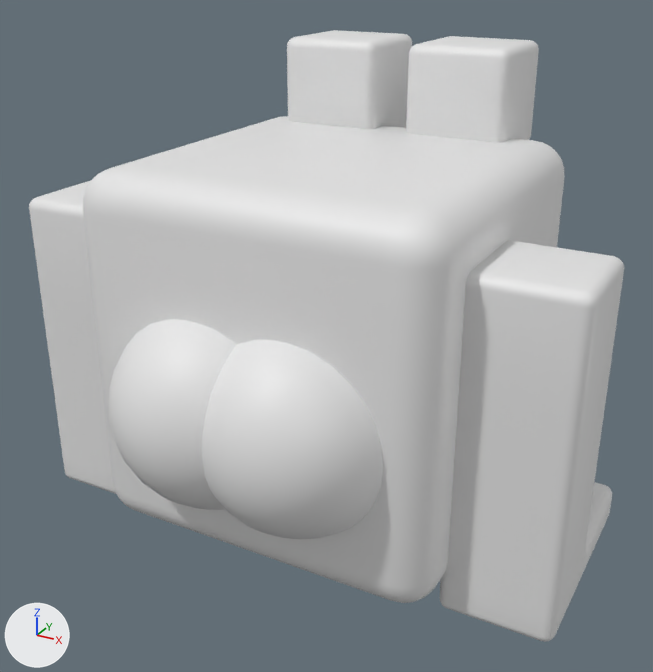
The glTF model dist/models/frog.glb, before and after one commit.
Rendered twice from a 50 mm camera at (2.57, -5.36, 3.58) aimed at (0.0, -0.67, 1.24). Every picture has the same lights, and +X, +Y and +Z are marked at lower left. Where no turn or scale is listed for an object, it has been applied to the vertices.

The first picture shows 'Cube', 'Eye', 'Eye.001', 'assleft', 'assright', 'leftleg', 'rightleg'.
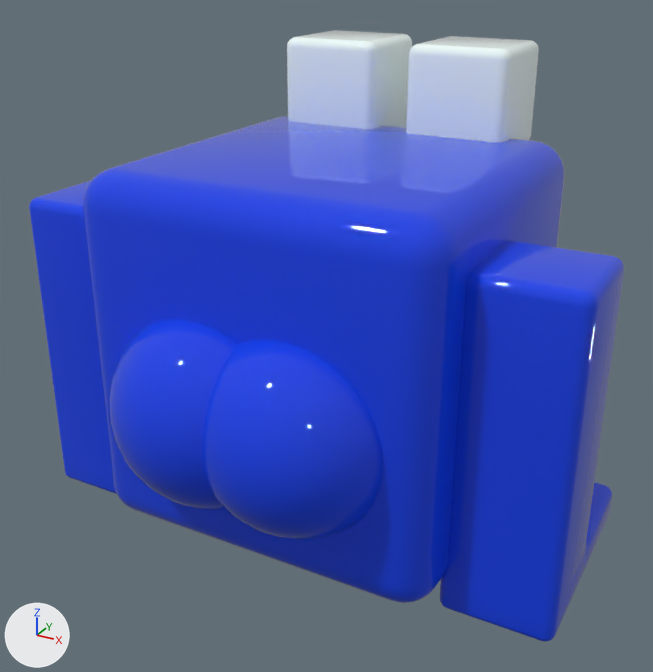
Boxes (x1, y1, x2, y2) around the edits, measured in the pictures (653 x 672 px):
'Cube', recoloured (white to blue)
    both: (83, 116, 565, 603)
'leftleg', recoloured (grey to blue)
    both: (440, 240, 624, 642)
'assright', recoloured (white to blue)
    both: (202, 340, 383, 539)
'assleft', recoloured (white to blue)
    both: (109, 319, 237, 510)
'rightleg', recoloured (grey to blue)
    both: (29, 180, 116, 494)

The change in detail:
Material 'Material.003' (mat_material_003) is new.
Its base color is (0.00516, 0.0541, 0.8) (blue #1042e7).
Its roughness is 0.0.
me_cube_001 has 296 vertices, 588 faces and spans x -1.14..1.14, y -1.14..1.14, z -1.14..1.14.
me_cube_001 now uses material mat_material_003 (blue #1042e7).
me_cube_004 has 884 vertices, 1764 faces and spans x -0.35..0.35, y -0.35..1.1, z -1.74..0.34.
me_cube_004 now uses material mat_material_003 (blue #1042e7).
me_cube_005 has 884 vertices, 1764 faces and spans x -0.35..0.35, y -0.35..1.1, z -1.74..0.34.
me_cube_005 now uses material mat_material_003 (blue #1042e7).
me_sphere has 482 vertices, 960 faces and spans x -0.621..0.621, y -0.621..0.621, z -0.621..0.621.
me_sphere now uses material mat_material_003 (blue #1042e7).
me_sphere_001 has 482 vertices, 960 faces and spans x -0.621..0.621, y -0.621..0.621, z -0.621..0.621.
me_sphere_001 now uses material mat_material_003 (blue #1042e7).
